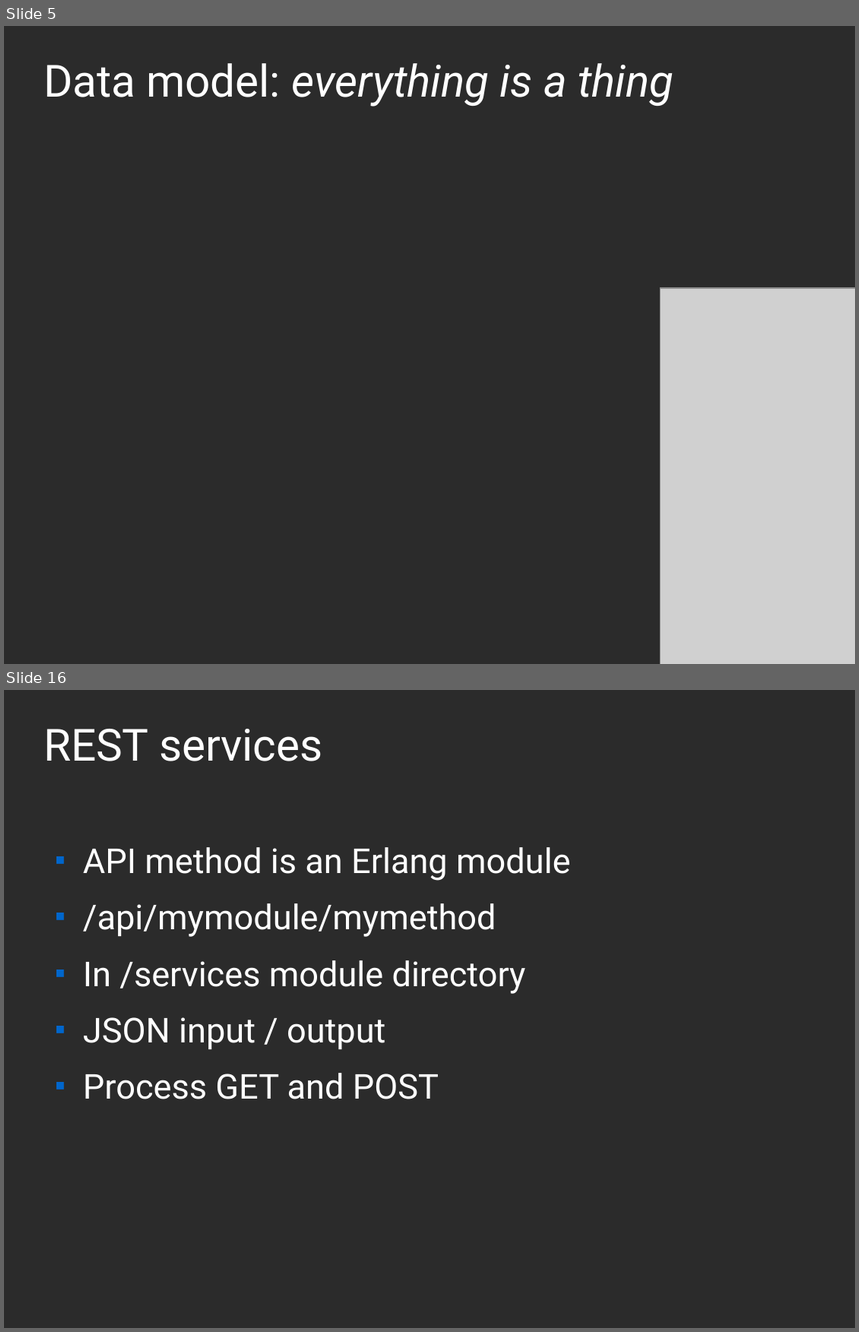
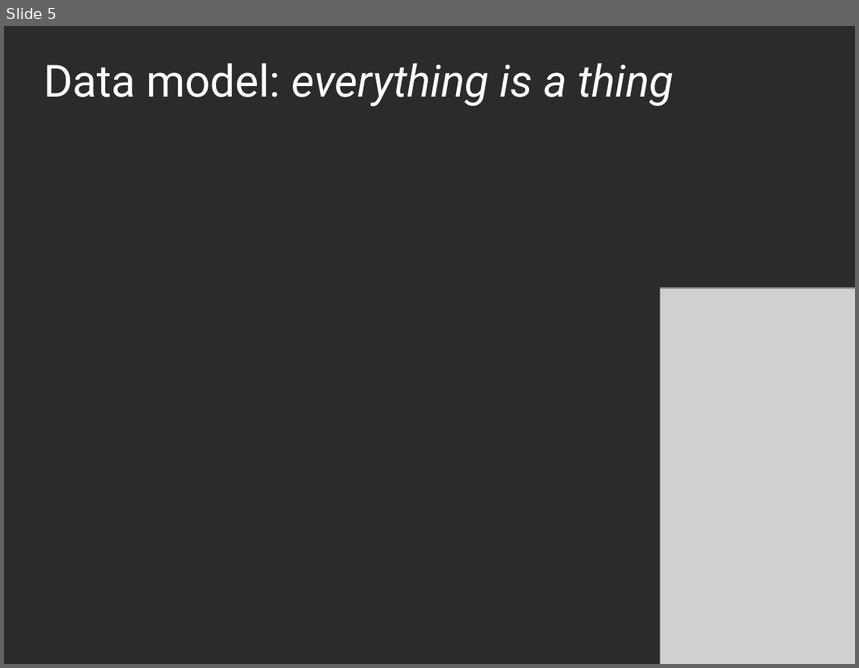
Before and after one commit to arjan/zotonic-vagrant-tutorial, a slide deck: zotonic-tutorial-20131012.odp. Shown one above the other, each under a label of ours: slides 5 and 16 before the commit, slide 5 after it; the slides between them are not shown. The pictures are 859x1332 and 859x668 pixels, drawn with LibreOffice and Linux fonts; fonts in the diff are those of the drawing; grey boxes stand for pictures; background and template pictures are left out; a plain dark background stands for a picture behind light text. Boxes give left, top, right and bottom in pixels: in the first picture for what was removed or moved away, otherwise in the second. Text is boxed around its words. In the diff, an @@ line names an element or a change of style, - is before the commit and + after.

```diff
--- a/zotonic-tutorial-20131012.odp
+++ b/zotonic-tutorial-20131012.odp
@@ slide 16 removed at <box>4,690,855,1328</box>, background picture (left out) @@
@@ title removed at <box>44,729,323,761</box> @@
-REST services
@@ text removed at <box>83,847,571,1100</box> @@
-■ API method is an Erlang module
-■ /api/mymodule/mymethod
-■ In /services module directory
-■ JSON input / output
-■ Process GET and POST
```
Also in this commit, not shown: 3 slides changed, 8 other slides removed, 2 other files.
